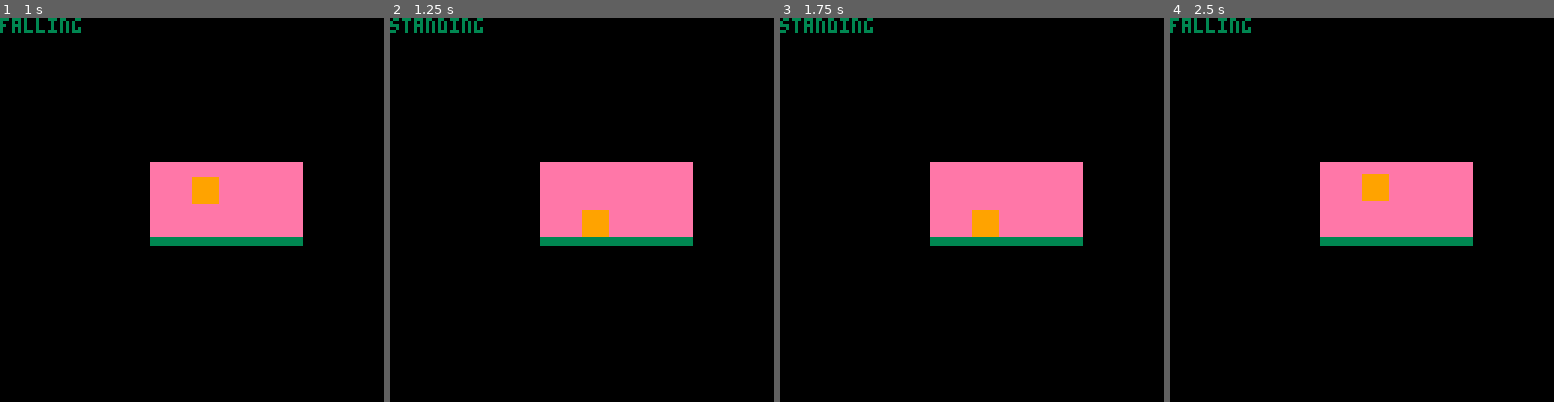
Above: before the commit, frames 1-4 (left to right).
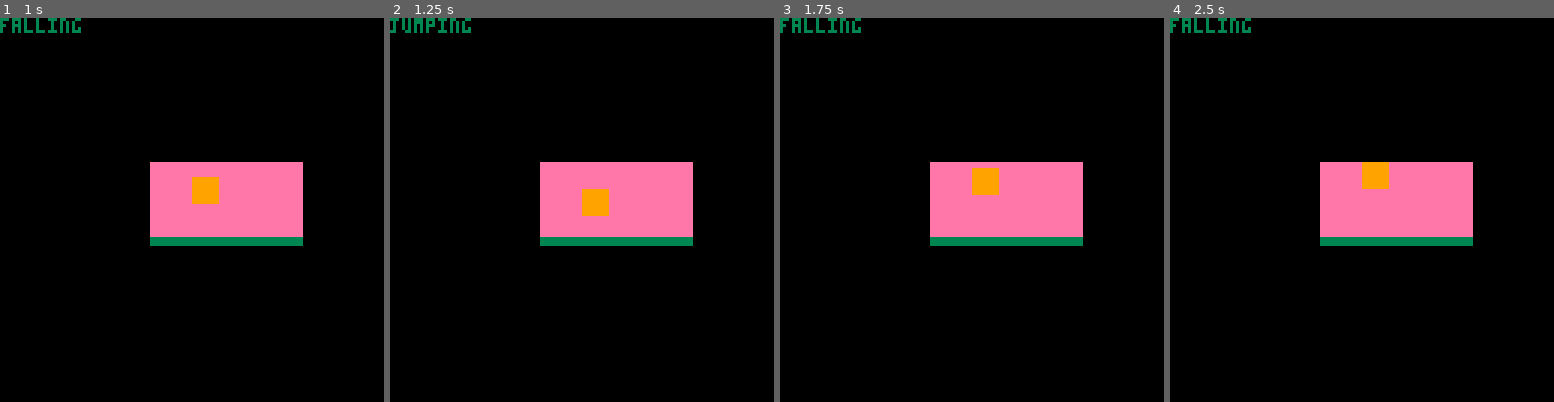
Above: after the commit, the same moments.

Repository: domKirs/statemachine
Game: PICO-8 cartridge statemachine.p8
The game is run twice, just before and just after one commit, with the same random seed, the same clock (stepped at 60 frames per second) and the same inputs.
Inputs:
- Up to frame 1 (1 s): tap X (X key) at 0.33 s; tap O (Z key) at 0.7 s
- Up to frame 2 (1.25 s): tap X (X key) at 1.07 s
- Up to frame 3 (1.75 s): hold Right from 1.6 s (still down); tap O (Z key) at 1.7 s
- Up to frame 4 (2.5 s): tap X (X key) at 1.85 s; release Right at 2.1 s; tap O (Z key) at 2.1 s; hold Up 2.15-2.42 s; hold Right from 2.47 s (still down)

Frame 1 is identical in both runs. In frame 2, 1.1% of the frame differs, in the area x 0-58%, y 0-58%; in frame 3, 1.4%; in frame 4, 0.4%.

Commit message:
Update statemachine.p8

Diff:
--- a/statemachine.p8
+++ b/statemachine.p8
@@ -81,20 +81,31 @@
     o.initial_v = 0
     o.max_fall = 2
     o.g_dcc = 0.125 -- go down in 16 frames
+    o.j_buffer = 0
     return o
 end
 
 function Falling_State:handle_input(heroine, input)
-
+    if input == PRESS_X then
+        self.j_buffer = 8
+    end
 end
 
 function Falling_State:update(heroine)
     self.initial_v = min(self.initial_v + self.g_dcc, self.max_fall)
     heroine.y += self.initial_v
 
+    if self.j_buffer > 0 then
+        self.j_buffer -= 1
+    end
+
     if heroine.y > 64 then
         heroine.y = 64
-        heroine.state = Heroine_States.standing_state
+        if self.j_buffer > 0 then
+            heroine.state = Heroine_States.jumping_state
+        else
+            heroine.state = Heroine_States.standing_state
+        end
         heroine.state:enter()
     end
 end
